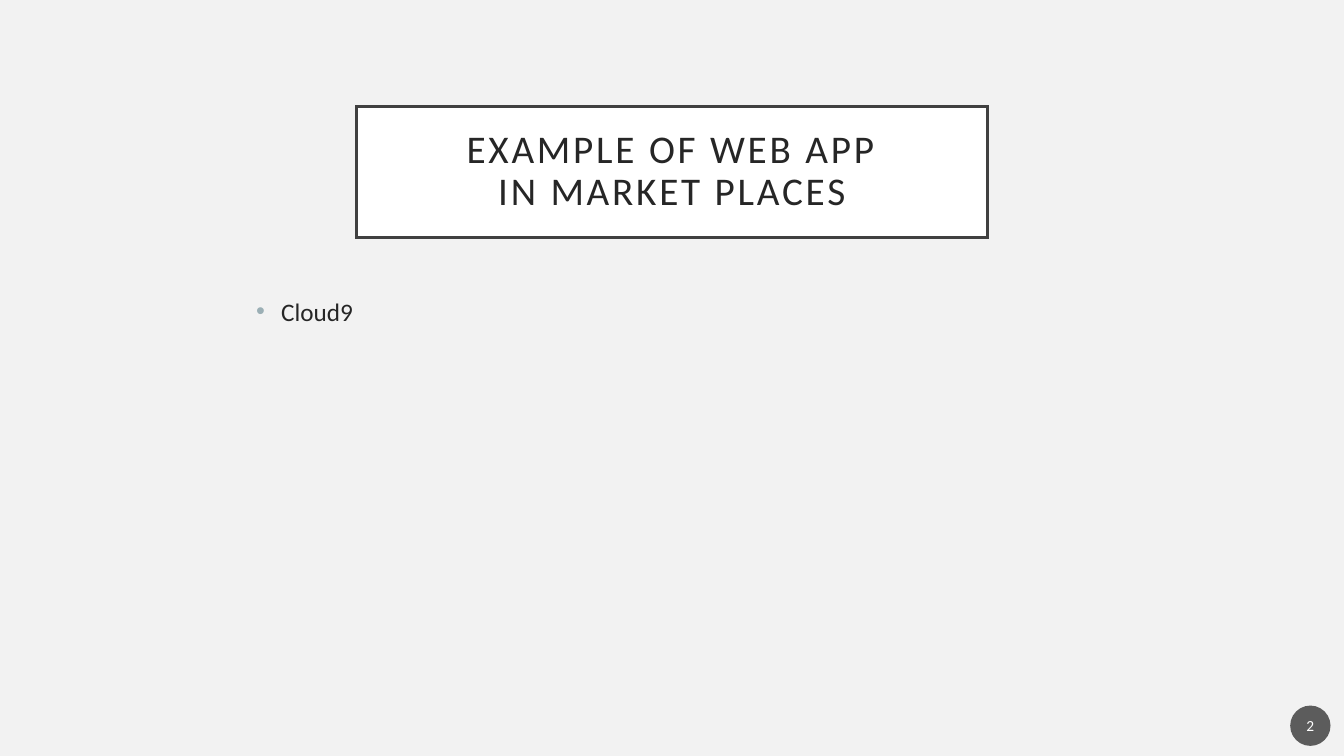
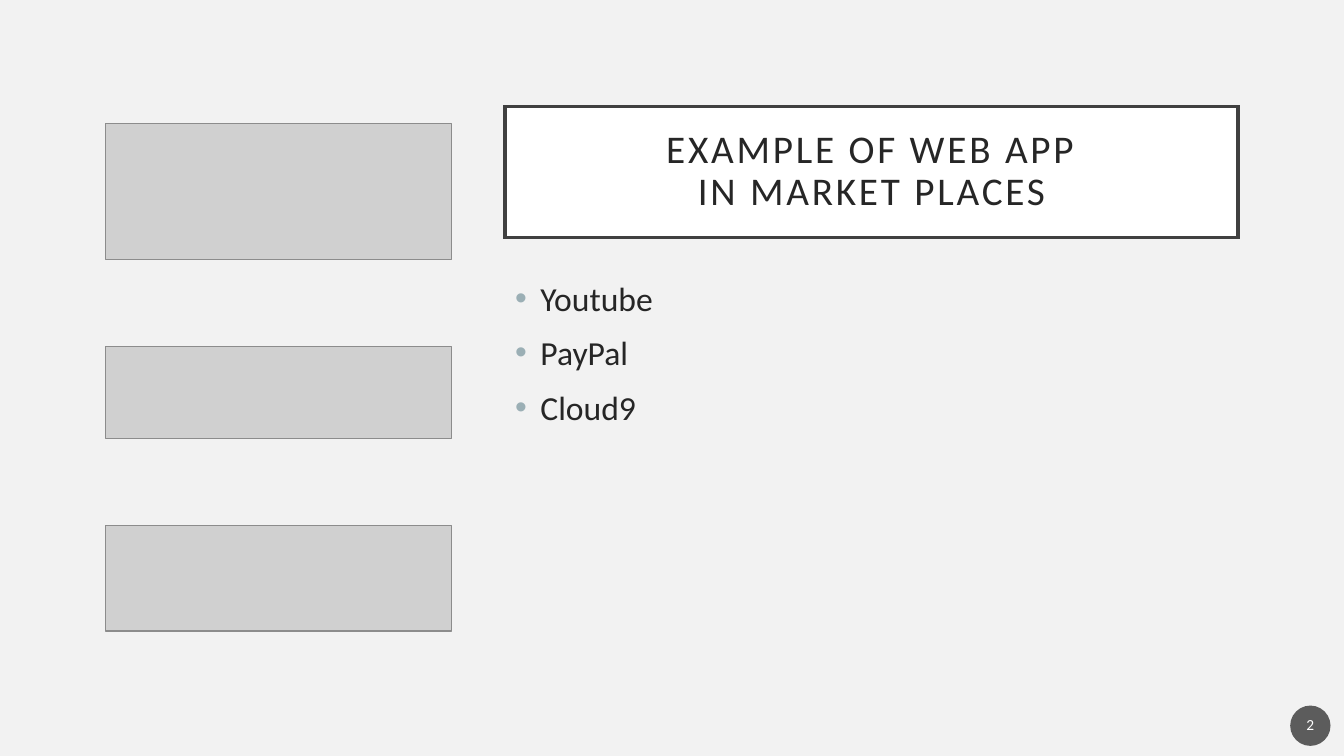
Before and after one commit to YehoonLee3/ChatBotCourse, a slide deck: slide 2 of 2-1 Web App in the Market Places.pptx. Drawn at 1344x756 pixels with LibreOffice and Linux fonts; fonts in the diff are those of the drawing; grey boxes stand for pictures. Boxes give left, top, right and bottom in pixels: in the first picture for what was removed or moved away, otherwise in the second. Text is boxed around its words. In the diff, an @@ line names an element or a change of style, - is before the commit and + after.

```diff
--- a/2-1 Web App in the Market Places.pptx
+++ b/2-1 Web App in the Market Places.pptx
@@ title "EXAMPLE OF WEB APP IN ...": place and size @@
-title "EXAMPLE OF WEB APP IN ..." at <box>357,106,988,237</box>
+title "EXAMPLE OF WEB APP IN ..." at <box>505,106,1238,237</box>
@@ picture added at <box>106,124,452,260</box> @@
@@ text "Youtube": place and size @@
-text "Youtube" at <box>281,303,353,321</box>
+text "Youtube" at <box>540,287,652,421</box>
@@ text at <box>540,287,652,371</box>: paragraphs added @@
+• Youtube
+• PayPal
@@ picture added at <box>106,347,452,439</box> @@
@@ text at <box>540,396,636,421</box>: size 18 to 24 pt in "Cloud9" @@
@@ picture added at <box>106,525,452,631</box> @@
```
Also in this commit, not shown: 2 slides added, 3 other files.
